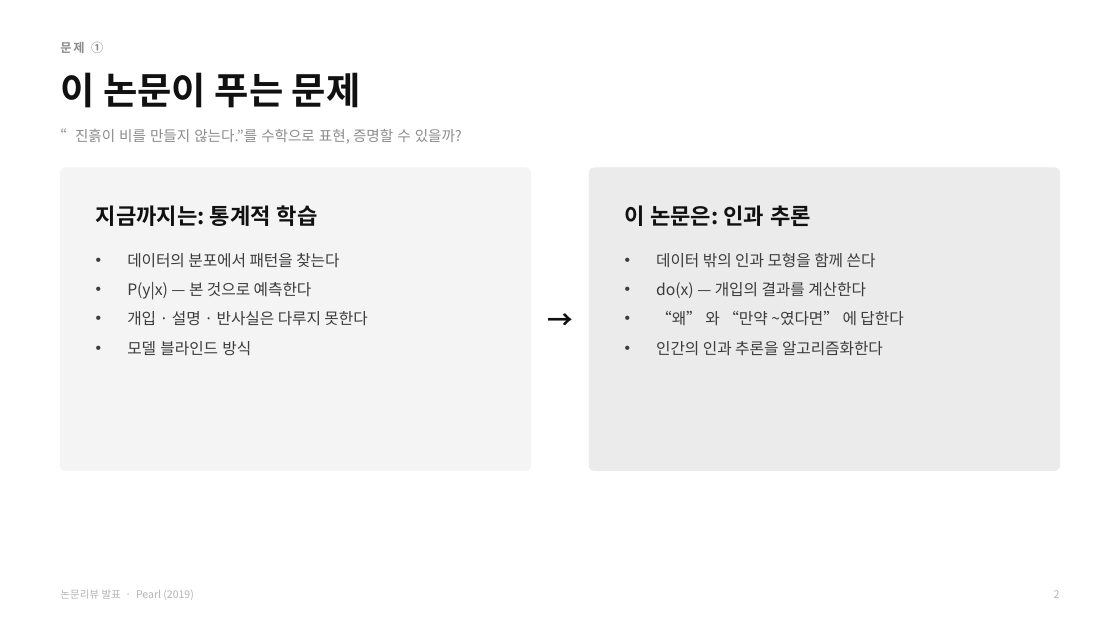
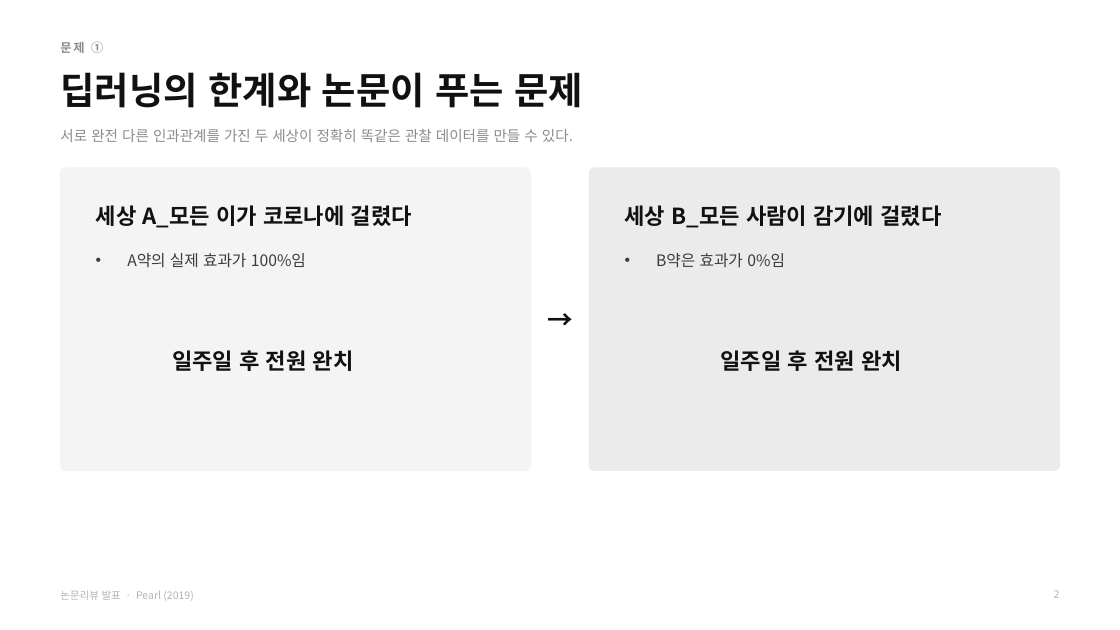
Before and after one commit to HUFS-DAT/dat-datasets, a slide deck: slide 5 of submissions/8기/CREDIT/Credit_논문리뷰.pptx (slide 3 before the commit). Drawn at 1120x630 pixels with LibreOffice and Linux fonts; fonts in the diff are those of the drawing. Boxes give left, top, right and bottom in pixels: in the first picture for what was removed or moved away, otherwise in the second. Text is boxed around its words. In the diff, an @@ line names an element or a change of style, - is before the commit and + after.

Commit message:
발표자료: Credit_논문리뷰.pptx

```diff
--- a/submissions/8기/CREDIT/Credit_논문리뷰.pptx
+++ b/submissions/8기/CREDIT/Credit_논문리뷰.pptx
@@ text at (x1=60, y1=72, x2=583, y2=108): text changed @@
-이 논문이 푸는 문제
+딥러닝의 한계와 논문이 푸는 문제
@@ text at (x1=60, y1=129, x2=573, y2=142): text changed @@
-“진흙이 비를 만들지 않는다.”를 수학으로 표현, 증명할 수 있을까?
+서로 완전 다른 인과관계를 가진 두 세상이 정확히 똑같은 관찰 데이터를 만들 수 있다.
@@ text at (x1=96, y1=205, x2=412, y2=228): text changed @@
-지금까지는: 통계적 학습
+세상 A_모든 이가 코로나에 걸렸다
@@ text at (x1=625, y1=205, x2=941, y2=228): text changed @@
-이 논문은: 인과 추론
+세상 B_모든 사람이 감기에 걸렸다
@@ text at (x1=127, y1=253, x2=306, y2=268): text changed @@
-• 데이터의 분포에서 패턴을 찾는다
-• P(y|x) — 본 것으로 예측한다
-• 개입 · 설명 · 반사실은 다루지 못한다
-• 모델 블라인드 방식
+• A약의 실제 효과가 100%임
@@ text at (x1=656, y1=253, x2=785, y2=268): text changed @@
-• 데이터 밖의 인과 모형을 함께 쓴다
-• do(x) — 개입의 결과를 계산한다
-• “왜” 와 “만약 ~였다면” 에 답한다
-• 인간의 인과 추론을 알고리즘화한다
+• B약은 효과가 0%임
@@ text added at (x1=172, y1=350, x2=354, y2=371), 19 pt, text #111111, bold @@
+일주일 후 전원 완치
@@ text added at (x1=720, y1=350, x2=902, y2=371), 19 pt, text #111111, bold @@
+일주일 후 전원 완치
```
Also in this commit, not shown: 8 other slides changed, 2 slides added, 5 slides removed.
